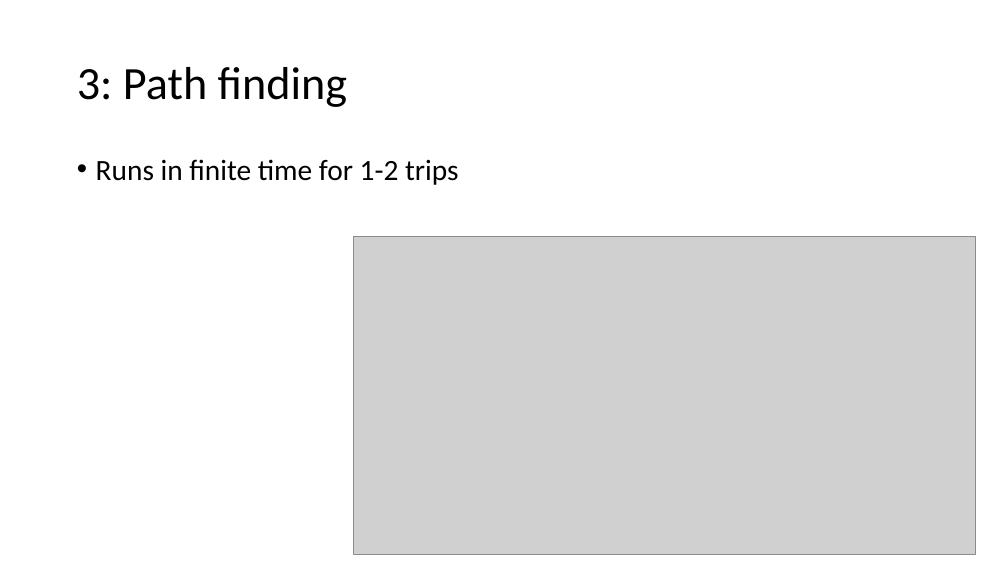
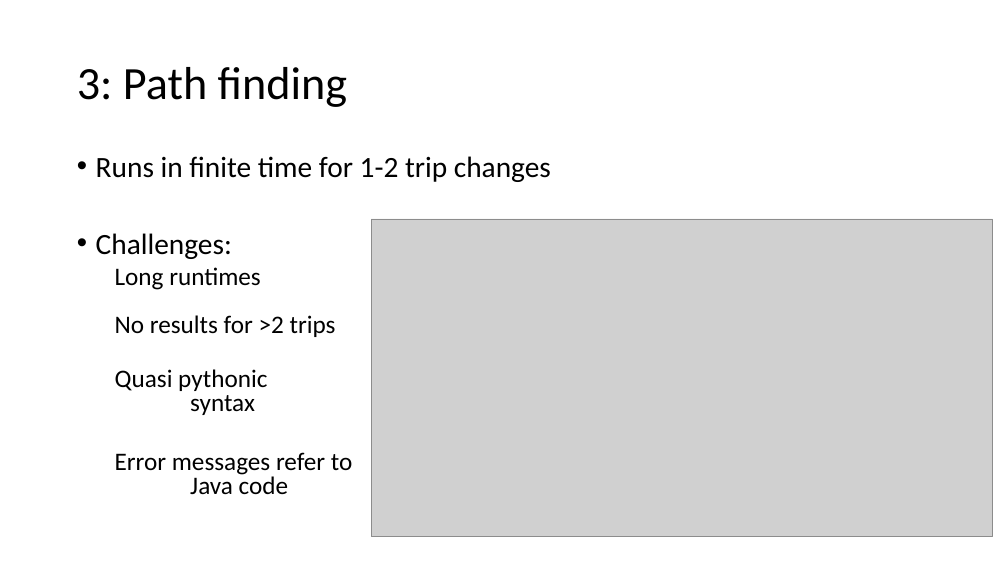
Before and after one commit to Balint831/Neo4j-GTFS, a slide deck: slide 7 of pres.pptx (slide 5 before the commit). Drawn at 1008x567 pixels with LibreOffice and Linux fonts; fonts in the diff are those of the drawing; grey boxes stand for pictures. Boxes give left, top, right and bottom in pixels: in the first picture for what was removed or moved away, otherwise in the second. Text is boxed around its words. In the diff, an @@ line names an element or a change of style, - is before the commit and + after.

```diff
--- a/pres.pptx
+++ b/pres.pptx
@@ text at (x1=96, y1=156, x2=551, y2=494): text changed; size 28 to 24 pt @@
-• Runs in finite time for 1-2 trips
+• Runs in finite time for 1-2 trip changes
+• Challenges:
+  Long runtimes
+  No results for >2 trips
+  Quasi pythonic
+  syntax
+  Error messages refer to
+  Java code
@@ picture moved from (x1=354, y1=237, x2=975, y2=554) to (x1=371, y1=219, x2=993, y2=537) @@
```
Also in this commit, not shown: 2 other slides changed, 2 slides added, 1 other file.
